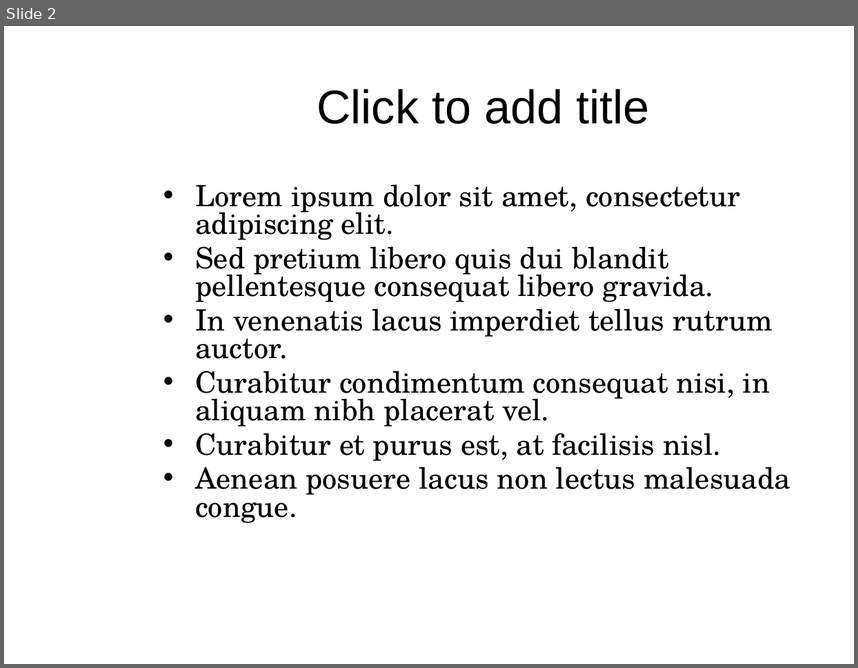
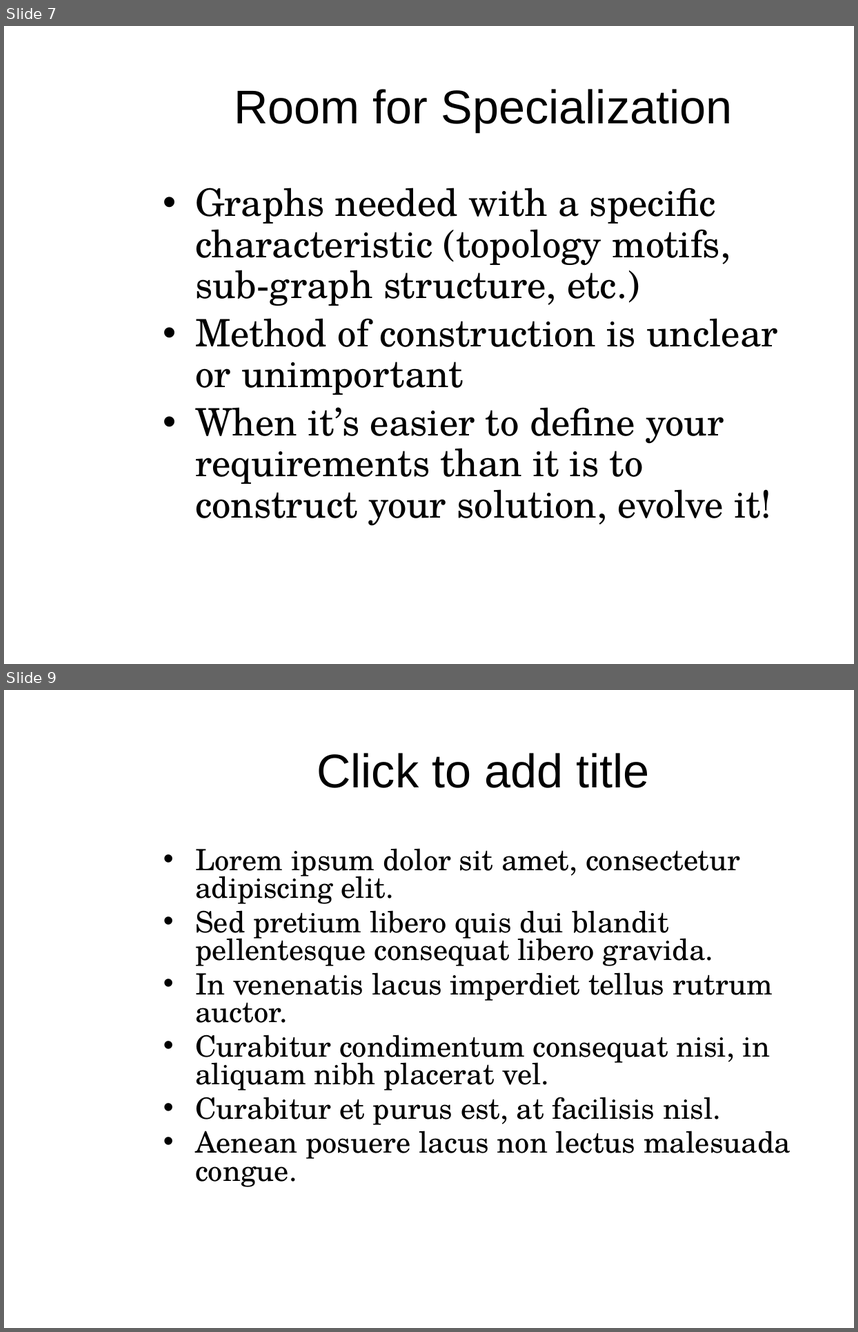
Before and after one commit to mam446/GraphEvo, a slide deck: documents/PopeMartinGraphTheoryPresentation.pptx. Shown one above the other, each under a label of ours: slide 2 before the commit, slides 7 and 9 after it; the slides between them are not shown. The pictures are 858x668 and 858x1332 pixels, drawn with LibreOffice and Linux fonts; fonts in the diff are those of the drawing; background and template pictures are left out. Boxes give left, top, right and bottom in pixels: in the first picture for what was removed or moved away, otherwise in the second. Text is boxed around its words. In the diff, an @@ line names an element or a change of style, - is before the commit and + after.

Commit message:
Motivation-ish slides and random graph background slides.

```diff
--- a/documents/PopeMartinGraphTheoryPresentation.pptx
+++ b/documents/PopeMartinGraphTheoryPresentation.pptx
@@ slide 7 added at [4, 26, 854, 664], background picture (left out) @@
@@ title added at [234, 89, 733, 132], 40 pt, text #000000 @@
+Room for Specialization
@@ text added at [195, 187, 778, 526], 32 pt, text #000000 @@
+• Graphs needed with a specific characteristic (topology motifs, sub-graph structure, etc.)
+• Method of construction is unclear or unimportant
+• When it’s easier to define your requirements than it is to construct your solution, evolve it!
@@ page number added at [595, 630, 811, 664], 12 pt, text #FFFFFF @@
+7
@@ what was slide 2 is now slide 9 @@
```
Also in this commit, not shown: 9 other slides added, 1 slide removed.
